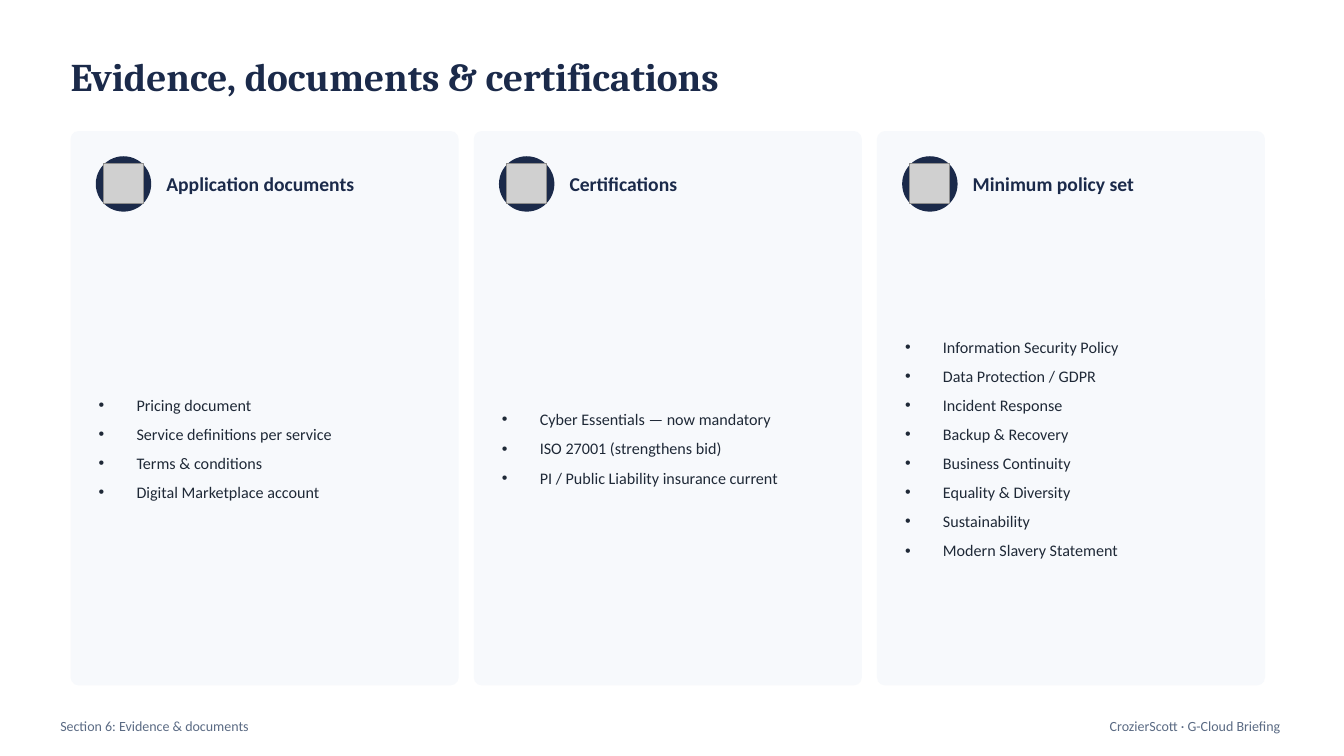
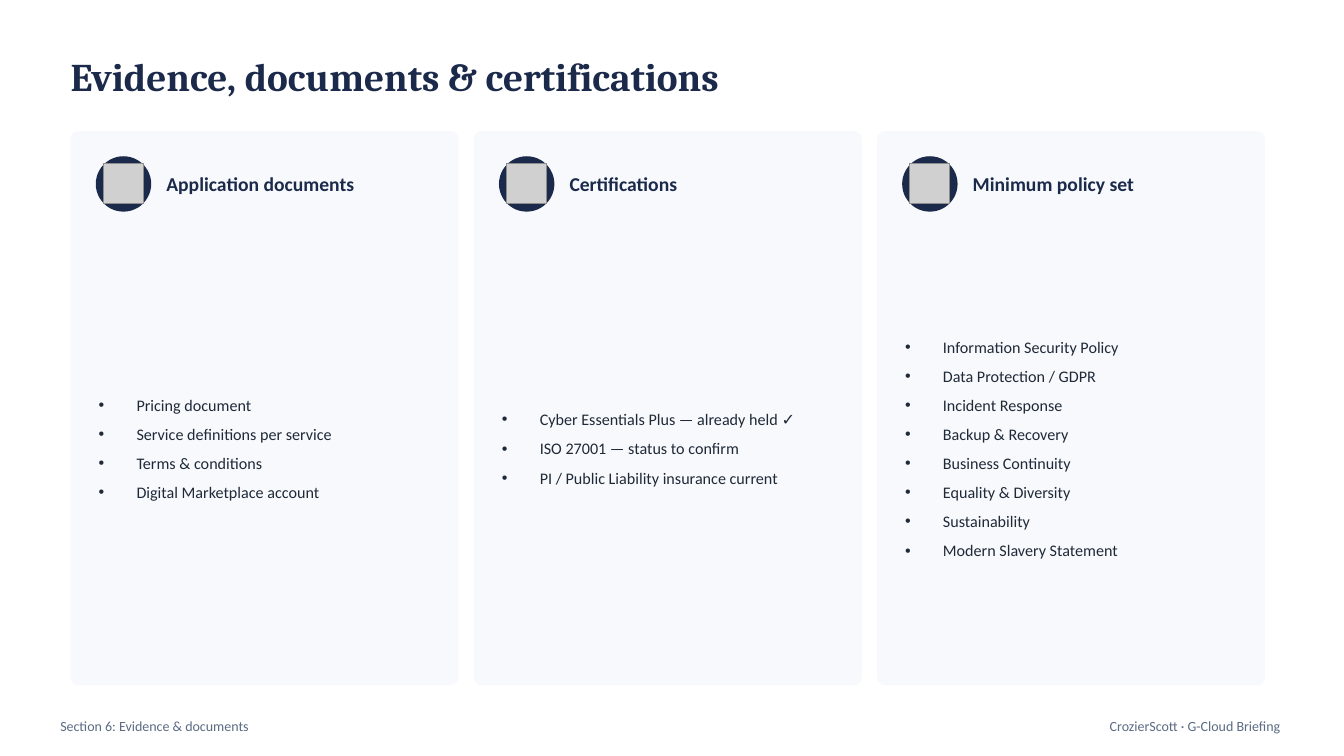
Before and after one commit to eddiemck/G-Cloud, a slide deck: slide 10 of g-cloud-briefing.pptx. Drawn at 1344x756 pixels with LibreOffice and Linux fonts; fonts in the diff are those of the drawing; grey boxes stand for pictures. Boxes give left, top, right and bottom in pixels: in the first picture for what was removed or moved away, otherwise in the second. Text is boxed around its words. In the diff, an @@ line names an element or a change of style, - is before the commit and + after.

Commit message:
Add CE Plus, AWS/Terraform positioning, and iMpower/TrustMark references

```diff
--- a/g-cloud-briefing.pptx
+++ b/g-cloud-briefing.pptx
@@ text at (540,413,778,454): text changed @@
-• Cyber Essentials — now mandatory
-• ISO 27001 (strengthens bid)
+• Cyber Essentials Plus — already held ✓
+• ISO 27001 — status to confirm
```
Also in this commit, not shown: 5 other slides changed, 1 other file.
